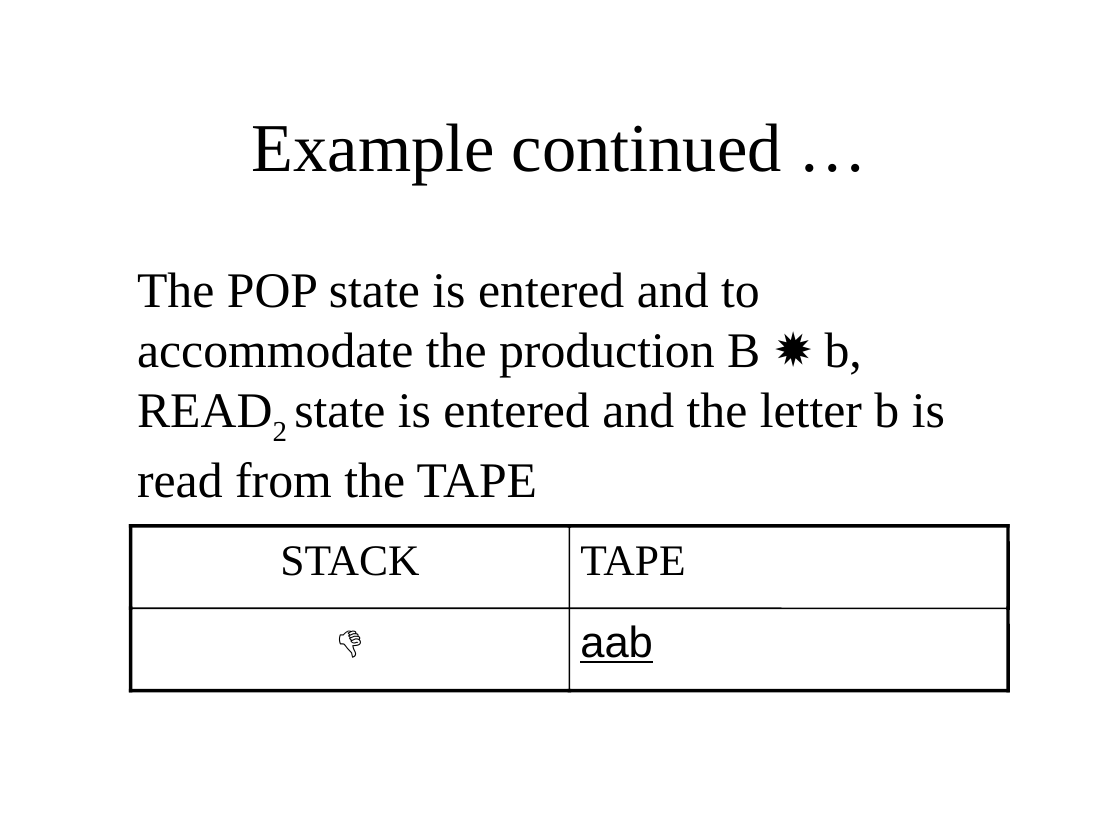
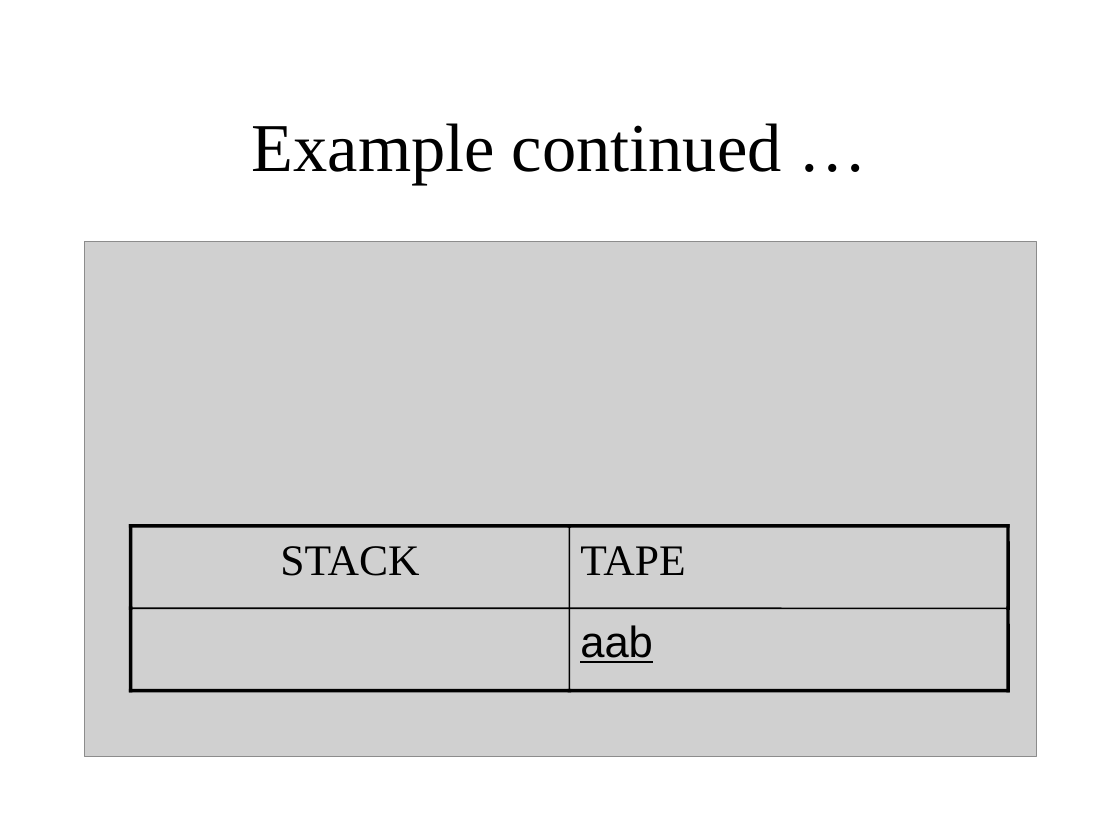
Before and after one commit to bamboat3/toa, a slide deck: slide 12 of Lesson 39.ppt. Drawn at 1120x840 pixels with LibreOffice and Linux fonts; fonts in the diff are those of the drawing; grey boxes stand for pictures. Boxes give left, top, right and bottom in pixels: in the first picture for what was removed or moved away, otherwise in the second. Text is boxed around its words. In the diff, an @@ line names an element or a change of style, - is before the commit and + after.

```diff
--- a/Lesson 39.ppt
+++ b/Lesson 39.ppt
@@ picture added at (84,242,1036,756) @@
@@ text removed at (137,272,945,498) @@
-The POP state is entered and to accommodate the production B ✹ b, READ2 state is entered and the letter b is read from the TAPE
@@ text removed at (131,608,570,691) @@
-👎
@@ picture added at (131,608,570,690) @@
```
Also in this commit, not shown: 6 other slides changed, 7 slides added, 7 slides removed, 3 other files.
